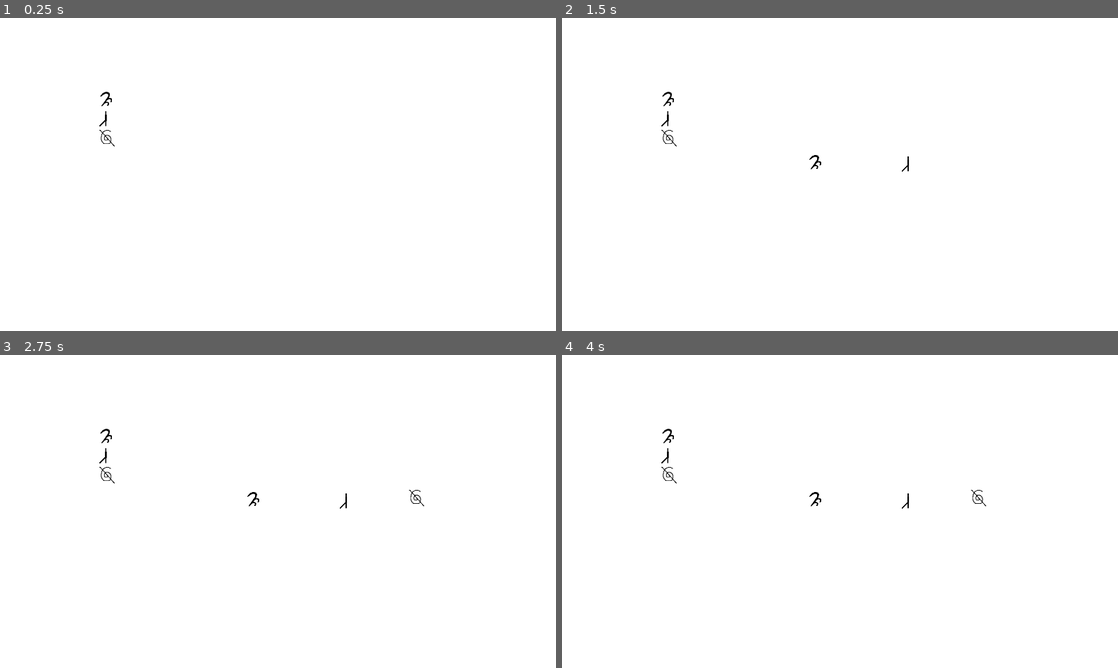
Above: before the commit, frames 1-4 (two rows, left to right).
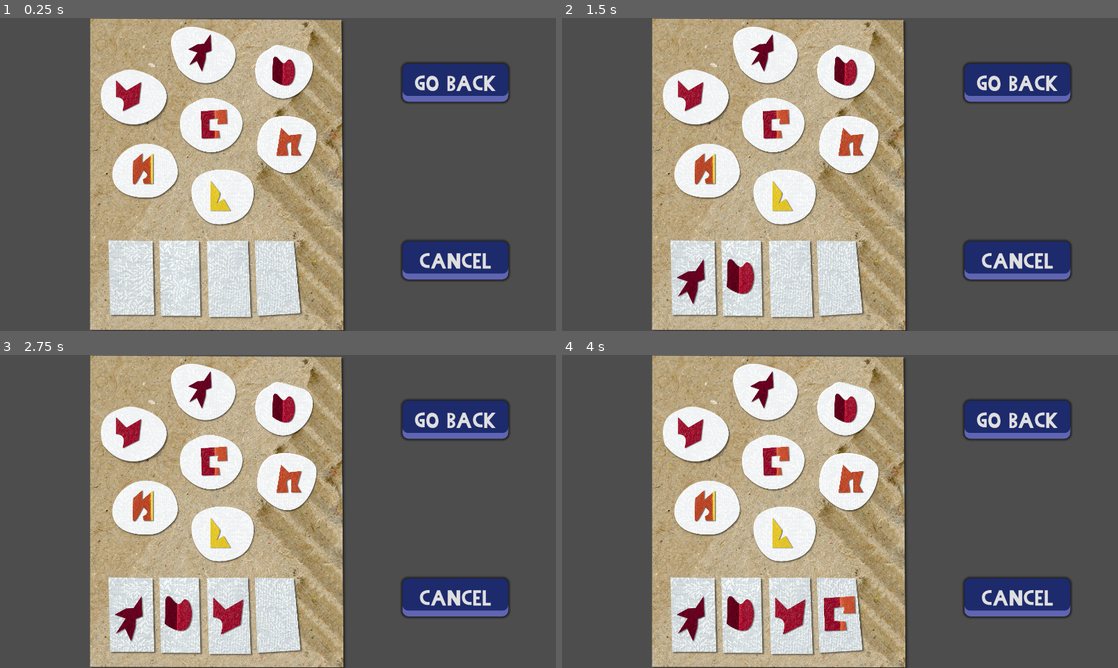
Above: after the commit, the same moments.

Repository: ZaninAndrea/shovel-jam-25
Game: Godot game, scene res://scenes/ui/pinpad/pinpad.tscn
The game is run twice, just before and just after one commit, with the same random seed, the same clock (stepped at 60 frames per second) and the same inputs. This scene is started directly instead of the project's main scene.
Inputs (mouse positions are in pixels of both pictures, inside the frame that each line leads up to; where the layout moved, square brackets give the same spot in the first picture):
- Up to frame 1 (0.25 s): no input
- Up to frame 2 (1.5 s): click (762, 52) [667, 99] at 0.5 s; click (845, 71) [667, 118] at 1.25 s
- Up to frame 3 (2.75 s): click (127, 433) [105, 473] at 2 s
- Up to frame 4 (4 s): click (778, 461) at 2.77 s; click (851, 480) at 3.52 s

The runs differ from the first frame. In frame 1, 90% of the frame differs, in the area x 0-100%, y 0-100%; in frame 2, 90%; in frame 3, 90%; in frame 4, 90%.

Commit message:
Pinpad scena completa

Diff:
--- a/scenes/ui/pinpad/pinpad.gd
+++ b/scenes/ui/pinpad/pinpad.gd
@@ -1,9 +1,13 @@
 extends Control
 
 var textures = {
-	"char1": preload("res://assets/sprites/Pinpad/char1.png"),
-	"char2": preload("res://assets/sprites/Pinpad/char2.png"),
-	"char3": preload("res://assets/sprites/Pinpad/char3.png")
+	"char1": preload("res://assets/sprites/Pinpad/Simbolo1.png"),
+	"char2": preload("res://assets/sprites/Pinpad/Simbolo2.png"),
+	"char3": preload("res://assets/sprites/Pinpad/Simbolo3.png"),
+	"char4": preload("res://assets/sprites/Pinpad/Simbolo4.png"),
+	"char5": preload("res://assets/sprites/Pinpad/Simbolo5.png"),
+	"char6": preload("res://assets/sprites/Pinpad/Simbolo6.png"),
+	"char7": preload("res://assets/sprites/Pinpad/Simbolo7.png")
 }
 
 var solution: Array[String] = [
@@ -16,10 +20,10 @@
 var current_input: Array[String] = []
 
 @onready var slots: Array[TextureRect] = [
-	$Display/Slot1,
-	$Display/Slot2,
-	$Display/Slot3,
-	$Display/Slot4
+	$Slot1,
+	$Slot2,
+	$Slot3,
+	$Slot4
 ]
 
 
@@ -51,3 +55,29 @@
 
 func _on_texture_button_3_pressed() -> void:
 	on_button_pressed("char3")
+
+
+func _on_texture_button_4_pressed() -> void:
+	on_button_pressed("char4")
+
+
+func _on_texture_button_5_pressed() -> void:
+	on_button_pressed("char5")
+
+
+func _on_texture_button_6_pressed() -> void:
+	on_button_pressed("char6")
+
+
+func _on_texture_button_7_pressed() -> void:
+	on_button_pressed("char7")
+
+
+func _on_back_button_pressed() -> void:
+	print("go back")
+
+
+func _on_cancel_pressed() -> void:
+	if current_input.size() >= 1:
+		current_input.pop_back()
+		slots[current_input.size()].texture = null
--- a/scenes/ui/pinpad/pinpad.tscn
+++ b/scenes/ui/pinpad/pinpad.tscn
@@ -1,9 +1,15 @@
-[gd_scene load_steps=5 format=3 uid="uid://dgtnj3mfvmi5w"]
+[gd_scene load_steps=11 format=3 uid="uid://dgtnj3mfvmi5w"]
 
 [ext_resource type="Script" uid="uid://dcsqu8pg67oax" path="res://scenes/ui/pinpad/pinpad.gd" id="1_og77o"]
-[ext_resource type="Texture2D" uid="uid://dfdpjon0pqgm3" path="res://assets/sprites/Pinpad/char1.png" id="2_hry08"]
-[ext_resource type="Texture2D" uid="uid://cjlwq3asirglb" path="res://assets/sprites/Pinpad/char2.png" id="3_g1bdf"]
-[ext_resource type="Texture2D" uid="uid://drgfjd6y8bjaw" path="res://assets/sprites/Pinpad/char3.png" id="4_368vv"]
+[ext_resource type="Texture2D" uid="uid://baxgykyjalxpe" path="res://assets/sprites/Pinpad/plancia enigma simboli.png" id="2_q6mly"]
+[ext_resource type="Texture2D" uid="uid://nbf70nubm3i0" path="res://assets/sprites/Pinpad/Simbolo1.png" id="3_8kdwr"]
+[ext_resource type="Texture2D" uid="uid://cte0ega8etlny" path="res://assets/sprites/Pinpad/Simbolo2.png" id="4_iv4uf"]
+[ext_resource type="Texture2D" uid="uid://dgw64nisbqped" path="res://assets/sprites/Pinpad/Simbolo3.png" id="5_m0w4x"]
+[ext_resource type="Texture2D" uid="uid://do0m1mq6e3igq" path="res://assets/sprites/Pinpad/Simbolo4.png" id="6_2rbkh"]
+[ext_resource type="Texture2D" uid="uid://dwgsh53wcqpwp" path="res://assets/sprites/Pinpad/Simbolo5.png" id="7_qltg1"]
+[ext_resource type="Texture2D" uid="uid://dlc16hr8vb53h" path="res://assets/sprites/Pinpad/Simbolo6.png" id="8_3rjxy"]
+[ext_resource type="Texture2D" uid="uid://dqhgmf1mei6gy" path="res://assets/sprites/Pinpad/Simbolo7.png" id="9_bxsk2"]
+[ext_resource type="Theme" uid="uid://dkhftya2u7dp0" path="res://resources/Theme & Style/main_menu_theme.tres" id="10_8kdwr"]
 
 [node name="Pinpad" type="Control"]
 layout_mode = 3
@@ -14,83 +20,143 @@
 grow_vertical = 2
 script = ExtResource("1_og77o")
 
-[node name="ColorRect" type="ColorRect" parent="."]
-layout_mode = 1
-anchors_preset = 15
-anchor_right = 1.0
-anchor_bottom = 1.0
-grow_horizontal = 2
-grow_vertical = 2
+[node name="Sprite2D" type="Sprite2D" parent="."]
+position = Vector2(754, 545)
+scale = Vector2(0.8191, 0.78392)
+texture = ExtResource("2_q6mly")
+
+[node name="Slot1" type="TextureRect" parent="."]
+offset_left = 395.0
+offset_top = 831.0
+offset_right = 552.0
+offset_bottom = 1089.0
+scale = Vector2(0.3, 0.3)
+stretch_mode = 3
+
+[node name="Slot2" type="TextureRect" parent="."]
+offset_left = 569.0
+offset_top = 830.0
+offset_right = 713.0
+offset_bottom = 1095.0
+scale = Vector2(0.3, 0.3)
+stretch_mode = 3
+
+[node name="Slot3" type="TextureRect" parent="."]
+offset_left = 735.0
+offset_top = 834.0
+offset_right = 886.0
+offset_bottom = 1093.0
+scale = Vector2(0.3, 0.3)
+stretch_mode = 3
+
+[node name="Slot4" type="TextureRect" parent="."]
+offset_left = 903.0
+offset_top = 830.0
+offset_right = 1057.0
+offset_bottom = 1091.0
+scale = Vector2(0.3, 0.3)
+stretch_mode = 3
 
 [node name="Buttons" type="Control" parent="."]
+layout_mode = 3
 anchors_preset = 0
 offset_left = 252.0
 offset_top = 247.0
 offset_right = 483.0
 offset_bottom = 636.0
 
-[node name="VBoxContainer" type="VBoxContainer" parent="Buttons"]
-layout_mode = 1
-anchors_preset = 15
-anchor_right = 1.0
-anchor_bottom = 1.0
-grow_horizontal = 2
-grow_vertical = 2
-
-[node name="TextureButton" type="TextureButton" parent="Buttons/VBoxContainer"]
+[node name="TextureButton" type="TextureButton" parent="Buttons"]
 layout_mode = 2
-texture_normal = ExtResource("2_hry08")
+offset_left = 397.0
+offset_top = -193.0
+offset_right = 741.0
+offset_bottom = 346.0
+scale = Vector2(0.25, 0.25)
+texture_normal = ExtResource("3_8kdwr")
 stretch_mode = 3
 
-[node name="TextureButton2" type="TextureButton" parent="Buttons/VBoxContainer"]
+[node name="TextureButton2" type="TextureButton" parent="Buttons"]
 layout_mode = 2
-texture_normal = ExtResource("3_g1bdf")
+offset_left = 687.0
+offset_top = -130.0
+offset_right = 1031.0
+offset_bottom = 409.0
+scale = Vector2(0.25, 0.25)
+texture_normal = ExtResource("4_iv4uf")
 stretch_mode = 3
 
-[node name="TextureButton3" type="TextureButton" parent="Buttons/VBoxContainer"]
+[node name="TextureButton3" type="TextureButton" parent="Buttons"]
 layout_mode = 2
-texture_normal = ExtResource("4_368vv")
+offset_left = 148.0
+offset_top = -45.0001
+offset_right = 520.0
+offset_bottom = 494.0
+scale = Vector2(0.25, 0.25)
+texture_normal = ExtResource("5_m0w4x")
 stretch_mode = 3
 
-[node name="Display" type="Control" parent="."]
-anchors_preset = 0
-offset_left = 910.0
-offset_top = 220.0
-offset_right = 1754.0
-offset_bottom = 773.0
-
-[node name="Slot1" type="TextureRect" parent="Display"]
-layout_mode = 0
-offset_left = -179.0
-offset_top = 39.0
-offset_right = 110.0
-offset_bottom = 515.0
+[node name="TextureButton4" type="TextureButton" parent="Buttons"]
+layout_mode = 2
+offset_left = 441.0
+offset_top = 52.9999
+offset_right = 828.0
+offset_bottom = 592.0
+scale = Vector2(0.25, 0.25)
+texture_normal = ExtResource("6_2rbkh")
 stretch_mode = 3
 
-[node name="Slot2" type="TextureRect" parent="Display"]
-layout_mode = 0
-offset_left = 143.0
-offset_top = 45.0
-offset_right = 432.0
-offset_bottom = 521.0
+[node name="TextureButton5" type="TextureButton" parent="Buttons"]
+layout_mode = 2
+offset_left = 702.0
+offset_top = 114.0
+offset_right = 1070.0
+offset_bottom = 653.0
+scale = Vector2(0.25, 0.25)
+texture_normal = ExtResource("7_qltg1")
 stretch_mode = 3
 
-[node name="Slot3" type="TextureRect" parent="Display"]
-layout_mode = 0
-offset_left = 382.0
-offset_top = 36.0
-offset_right = 671.0
-offset_bottom = 512.0
+[node name="TextureButton6" type="TextureButton" parent="Buttons"]
+layout_mode = 2
+offset_left = 201.0
+offset_top = 207.0
+offset_right = 545.0
+offset_bottom = 746.0
+scale = Vector2(0.25, 0.25)
+texture_normal = ExtResource("8_3rjxy")
 stretch_mode = 3
 
-[node name="Slot4" type="TextureRect" parent="Display"]
-layout_mode = 0
-offset_left = 657.0
-offset_top = 23.0
-offset_right = 946.0
-offset_bottom = 499.0
+[node name="TextureButton7" type="TextureButton" parent="Buttons"]
+layout_mode = 2
+offset_left = 469.0
+offset_top = 300.0
+offset_right = 813.0
+offset_bottom = 839.0
+scale = Vector2(0.25, 0.25)
+texture_normal = ExtResource("9_bxsk2")
 stretch_mode = 3
 
-[connection signal="pressed" from="Buttons/VBoxContainer/TextureButton" to="." method="_on_texture_button_pressed"]
-[connection signal="pressed" from="Buttons/VBoxContainer/TextureButton2" to="." method="_on_texture_button_2_pressed"]
-[connection signal="pressed" from="Buttons/VBoxContainer/TextureButton3" to="." method="_on_texture_button_3_pressed"]
+[node name="Back Button" type="Button" parent="."]
+offset_left = 1390.0
+offset_top = 158.0
+offset_right = 1755.0
+offset_bottom = 289.0
+theme = ExtResource("10_8kdwr")
+text = "GO BACK"
+
+[node name="Cancel" type="Button" parent="."]
+offset_left = 1390.0
+offset_top = 771.0
+offset_right = 1755.0
+offset_bottom = 902.0
+theme = ExtResource("10_8kdwr")
+text = "CANCEL"
+
+[connection signal="pressed" from="Buttons/TextureButton" to="." method="_on_texture_button_pressed"]
+[connection signal="pressed" from="Buttons/TextureButton2" to="." method="_on_texture_button_2_pressed"]
+[connection signal="pressed" from="Buttons/TextureButton3" to="." method="_on_texture_button_3_pressed"]
+[connection signal="pressed" from="Buttons/TextureButton4" to="." method="_on_texture_button_4_pressed"]
+[connection signal="pressed" from="Buttons/TextureButton5" to="." method="_on_texture_button_5_pressed"]
+[connection signal="pressed" from="Buttons/TextureButton6" to="." method="_on_texture_button_6_pressed"]
+[connection signal="pressed" from="Buttons/TextureButton7" to="." method="_on_texture_button_7_pressed"]
+[connection signal="pressed" from="Back Button" to="." method="_on_back_button_pressed"]
+[connection signal="pressed" from="Cancel" to="." method="_on_cancel_pressed"]
Binary file removed: assets/sprites/Pinpad/char1.png
Not shown, removed: assets/sprites/Pinpad/char1.png.import
Binary file removed: assets/sprites/Pinpad/char2.png
Not shown, removed: assets/sprites/Pinpad/char2.png.import
Binary file removed: assets/sprites/Pinpad/char3.png
Not shown, removed: assets/sprites/Pinpad/char3.png.import
